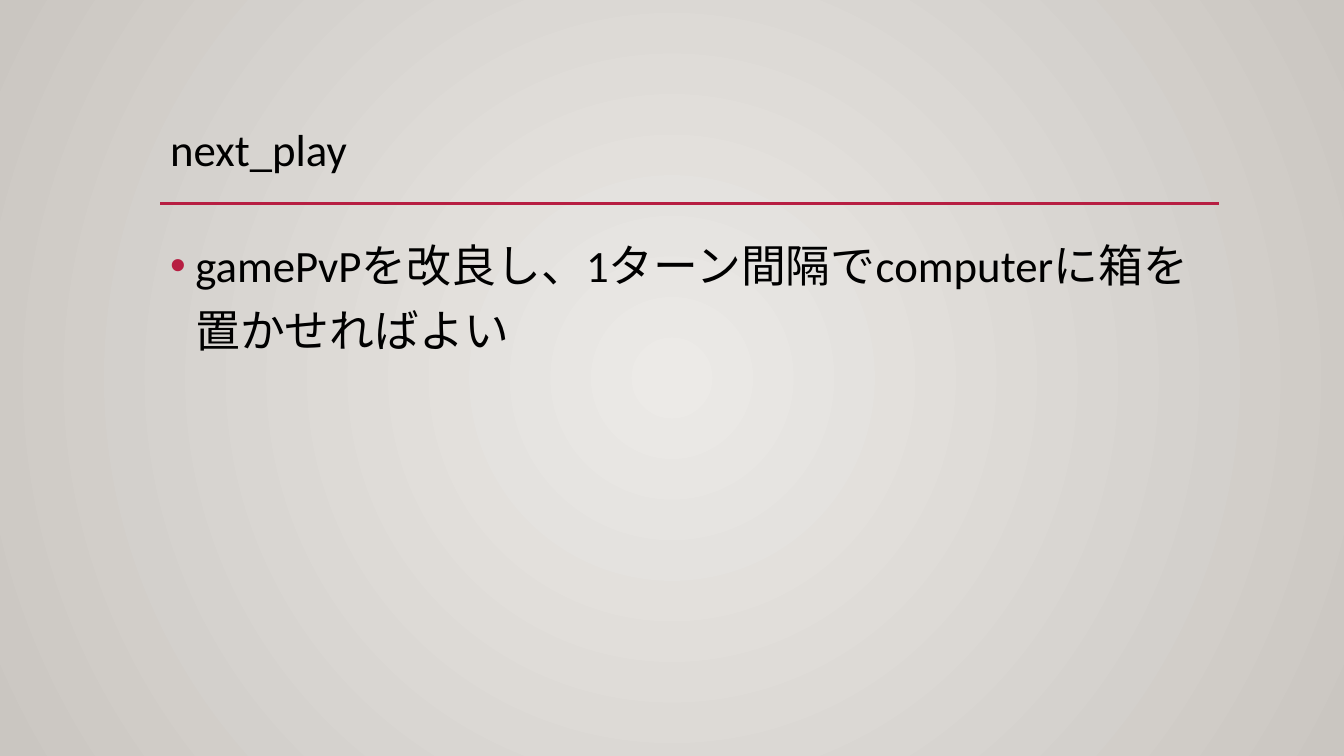
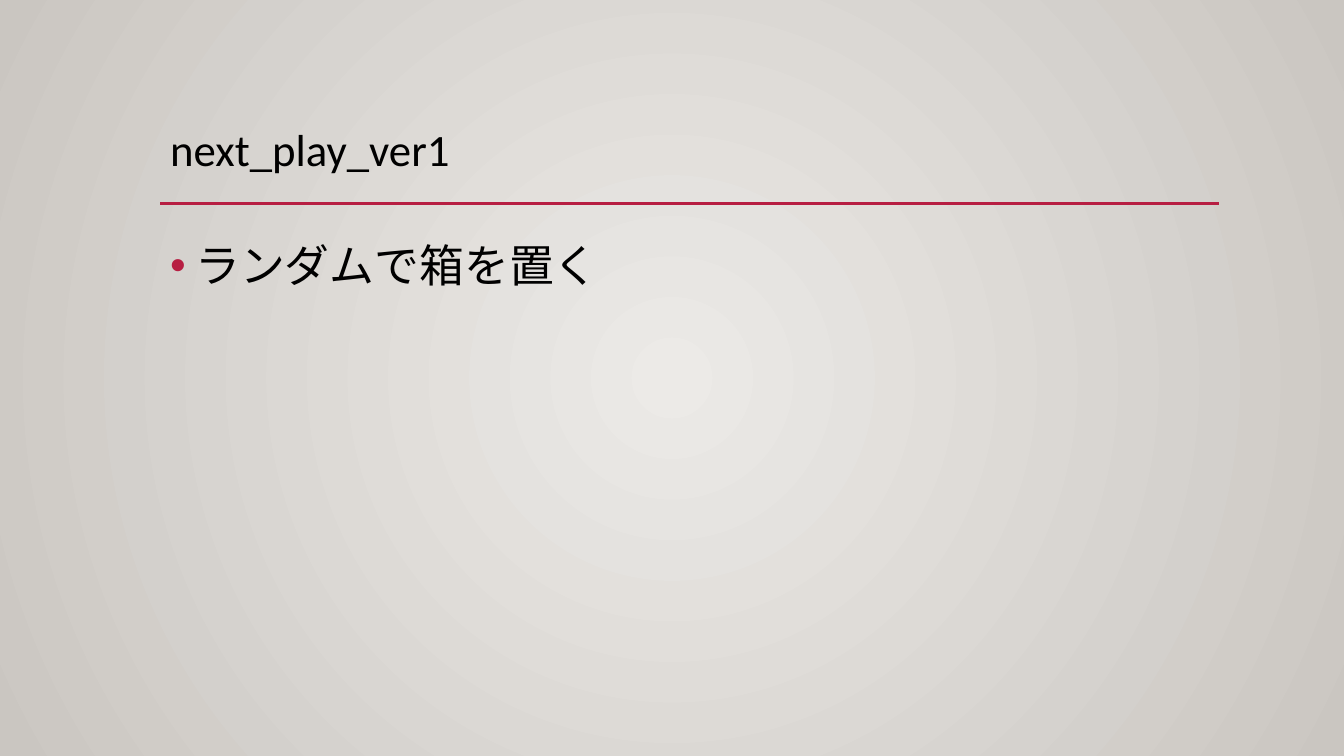
Before and after one commit to holizon9/semi, a slide deck: slide 7 of documents/中間発表.pptx (slide 5 before the commit). Drawn at 1344x756 pixels with LibreOffice and Linux fonts; fonts in the diff are those of the drawing. Boxes give left, top, right and bottom in pixels: in the first picture for what was removed or moved away, otherwise in the second. Text is boxed around its words. In the diff, an @@ line names an element or a change of style, - is before the commit and + after.

```diff
--- a/documents/中間発表.pptx
+++ b/documents/中間発表.pptx
@@ title at (170, 135, 449, 174): text changed @@
-next_play
+next_play_ver1
@@ text at (195, 244, 598, 286): text changed @@
-• gamePvPを改良し、1ターン間隔でcomputerに箱を置かせればよい
+• ランダムで箱を置く
```
Also in this commit, not shown: 7 slides added, 46 other files.
